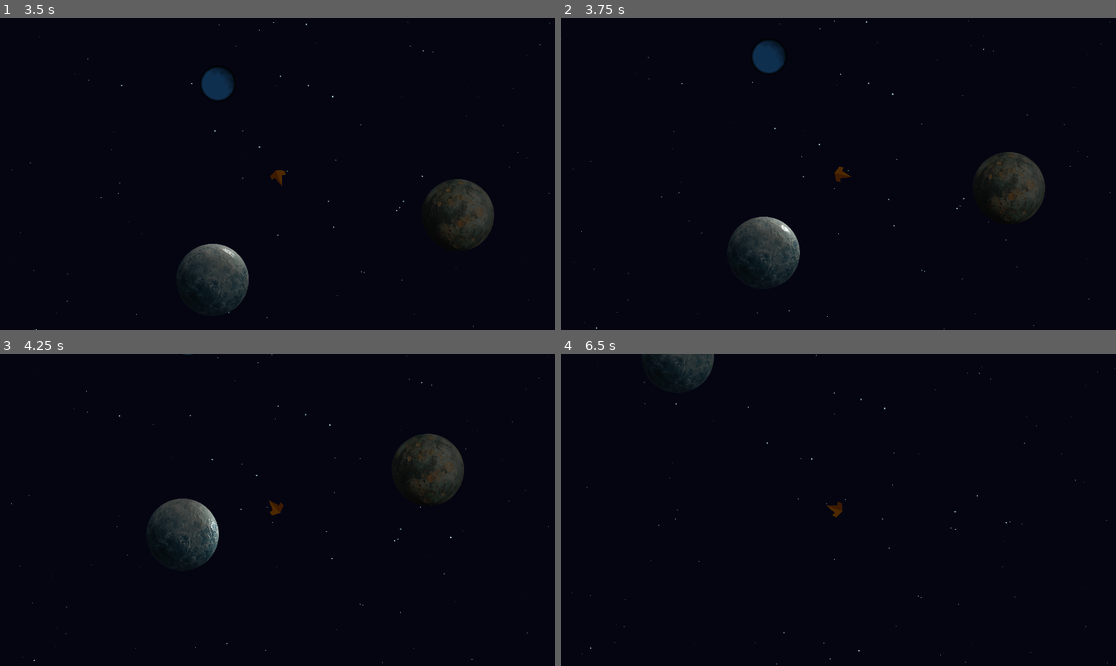
Above: before the commit, frames 1-4 (two rows, left to right).
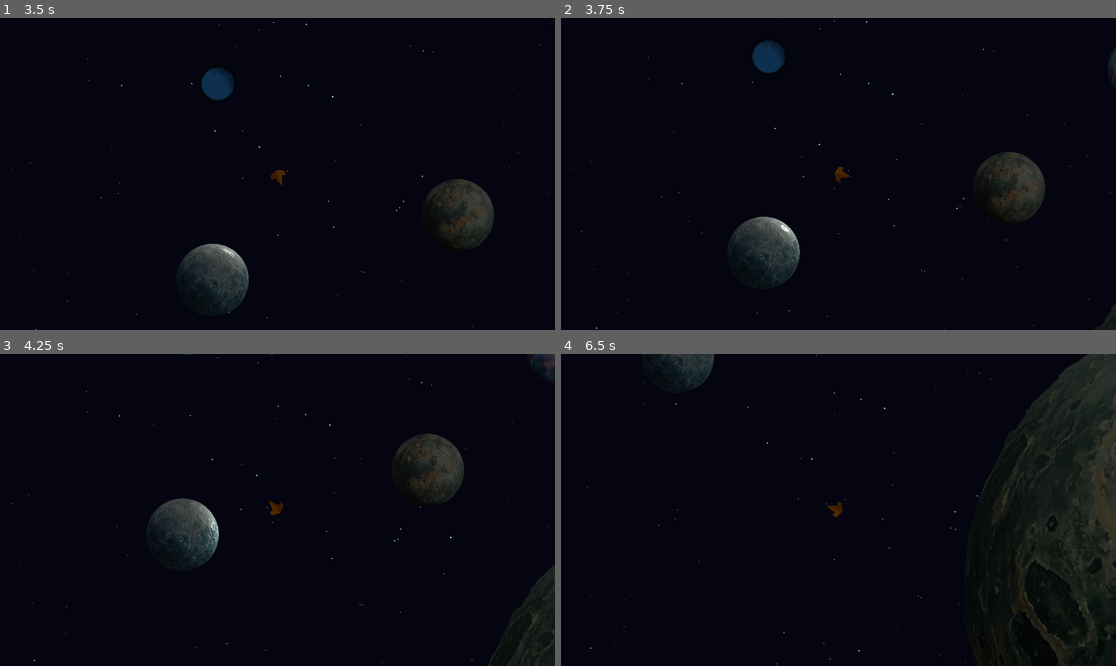
Above: after the commit, the same moments.

Repository: krets/space-octo
Game: Godot game, scene res://game.tscn
The game is run twice, just before and just after one commit, with the same random seed, the same clock (stepped at 60 frames per second) and the same inputs.
Inputs:
- Up to frame 1 (3.5 s): tap Enter at 0.5 s; hold D (turn_right) 0.53-1.28 s; hold S (brake) 1.28-2.03 s; tap Space at 2 s; hold D (turn_right) 2.03-2.78 s; hold W (thrust) from 2.78 s (still down)
- Up to frame 2 (3.75 s): release W (thrust) at 3.53 s; hold A (turn_left) from 3.53 s (still down)
- Up to frame 3 (4.25 s): keep holding A (turn_left)
- Up to frame 4 (6.5 s): release A (turn_left) at 5.03 s; hold S (brake) 5.03-5.78 s; hold D (turn_right) from 5.78 s (still down)

Frame 1 is identical in both runs. In frame 2, less than 0.1% of the frame differs, in the area x 96-100%, y 10-100%; in frame 3, 0.8%; in frame 4, 8.8%, in the area x 73-100%, y 0-100%.

Commit message:
BIG Planet added
Last commit for the night, I made a big planet with a disabled collision shape so you can fly over it.

Diff:
--- a/game.tscn
+++ b/game.tscn
@@ -6,6 +6,8 @@
 [ext_resource type="PackedScene" uid="uid://bnr5kbh01tcuj" path="res://planet.tscn" id="3_feb5d"]
 [ext_resource type="PackedScene" uid="uid://y0pdriraaeus" path="res://scenes/planet_01.tscn" id="5_7jktm"]
 [ext_resource type="PackedScene" uid="uid://d2wsabfiemu5t" path="res://scenes/planet_02.tscn" id="6_ryrav"]
+[ext_resource type="PackedScene" uid="uid://1akyqn8025ed" path="res://scenes/planet_03.tscn" id="7_eow3j"]
+[ext_resource type="PackedScene" uid="uid://ce55cjhxa8q1r" path="res://scenes/planet_04.tscn" id="8_j5wjh"]
 
 [sub_resource type="GDScript" id="GDScript_80nbo"]
 
@@ -38,3 +40,9 @@
 
 [node name="Planet02" parent="." instance=ExtResource("6_ryrav")]
 position = Vector2(363, 829)
+
+[node name="Planet03" parent="." instance=ExtResource("7_eow3j")]
+position = Vector2(1683, 190)
+
+[node name="Planet04" parent="." instance=ExtResource("8_j5wjh")]
+position = Vector2(2376, 1638)
--- /dev/null
+++ b/scenes/planet_03.tscn
@@ -0,0 +1,28 @@
+[gd_scene load_steps=6 format=3 uid="uid://1akyqn8025ed"]
+
+[ext_resource type="Texture2D" uid="uid://d3x1d6e6xxp2v" path="res://graphics/planets/planet03_diffuse.png" id="1_8nv7p"]
+[ext_resource type="Texture2D" uid="uid://bv1id6ovlfoke" path="res://graphics/planets/planet03_normal.png" id="2_lhype"]
+[ext_resource type="Texture2D" uid="uid://03nc02v0end8" path="res://graphics/planets/planet03_specular.png" id="3_a5apl"]
+
+[sub_resource type="CanvasTexture" id="CanvasTexture_6kmws"]
+diffuse_texture = ExtResource("1_8nv7p")
+normal_texture = ExtResource("2_lhype")
+specular_texture = ExtResource("3_a5apl")
+
+[sub_resource type="CircleShape2D" id="CircleShape2D_o42cn"]
+radius = 126.004
+
+[node name="Planet03" type="Node2D"]
+
+[node name="CharacterBody2D" type="CharacterBody2D" parent="."]
+
+[node name="Sprite2D" type="Sprite2D" parent="CharacterBody2D"]
+light_mask = 2
+texture = SubResource("CanvasTexture_6kmws")
+
+[node name="CollisionShape2D" type="CollisionShape2D" parent="CharacterBody2D"]
+visible = false
+shape = SubResource("CircleShape2D_o42cn")
+
+[node name="CanvasModulate" type="CanvasModulate" parent="CharacterBody2D"]
+color = Color(0.304462, 0.304462, 0.304462, 1)
--- /dev/null
+++ b/scenes/planet_04.tscn
@@ -0,0 +1,28 @@
+[gd_scene load_steps=6 format=3 uid="uid://ce55cjhxa8q1r"]
+
+[ext_resource type="Texture2D" uid="uid://bruyoky5f5ake" path="res://graphics/planets/planet04_diffuse.png" id="1_w7ssc"]
+[ext_resource type="Texture2D" uid="uid://bglov0m2t7akm" path="res://graphics/planets/planet04_normal.png" id="2_stcua"]
+[ext_resource type="Texture2D" uid="uid://nrmvh0l88gbp" path="res://graphics/planets/planet04_specular.png" id="3_predd"]
+
+[sub_resource type="CanvasTexture" id="CanvasTexture_v1tbl"]
+diffuse_texture = ExtResource("1_w7ssc")
+normal_texture = ExtResource("2_stcua")
+specular_texture = ExtResource("3_predd")
+
+[sub_resource type="CircleShape2D" id="CircleShape2D_5wl1t"]
+radius = 1022.37
+
+[node name="Planet04" type="Node2D"]
+
+[node name="CharacterBody2D" type="CharacterBody2D" parent="."]
+
+[node name="Sprite2D" type="Sprite2D" parent="CharacterBody2D"]
+light_mask = 2
+texture = SubResource("CanvasTexture_v1tbl")
+
+[node name="CollisionShape2D" type="CollisionShape2D" parent="CharacterBody2D"]
+shape = SubResource("CircleShape2D_5wl1t")
+disabled = true
+
+[node name="CanvasModulate" type="CanvasModulate" parent="CharacterBody2D"]
+color = Color(0.304462, 0.304462, 0.304462, 1)
Not shown: 1 places in game.tscn that only renumber resources
Binary file added: graphics/planets/planet01_diffuse_diffuse.png
Not shown, added: graphics/planets/planet01_diffuse_diffuse.png.import
Binary file added: graphics/planets/planet01_diffuse_normal.png
Not shown, added: graphics/planets/planet01_diffuse_normal.png.import
Binary file added: graphics/planets/planet01_diffuse_specular.png
Not shown, added: graphics/planets/planet01_diffuse_specular.png.import
Binary file added: graphics/planets/planet02_diffuse_diffuse.png
Not shown, added: graphics/planets/planet02_diffuse_diffuse.png.import
Binary file added: graphics/planets/planet02_diffuse_normal.png
Not shown, added: graphics/planets/planet02_diffuse_normal.png.import
Binary file added: graphics/planets/planet02_diffuse_specular.png
(and 13 more such lines)
